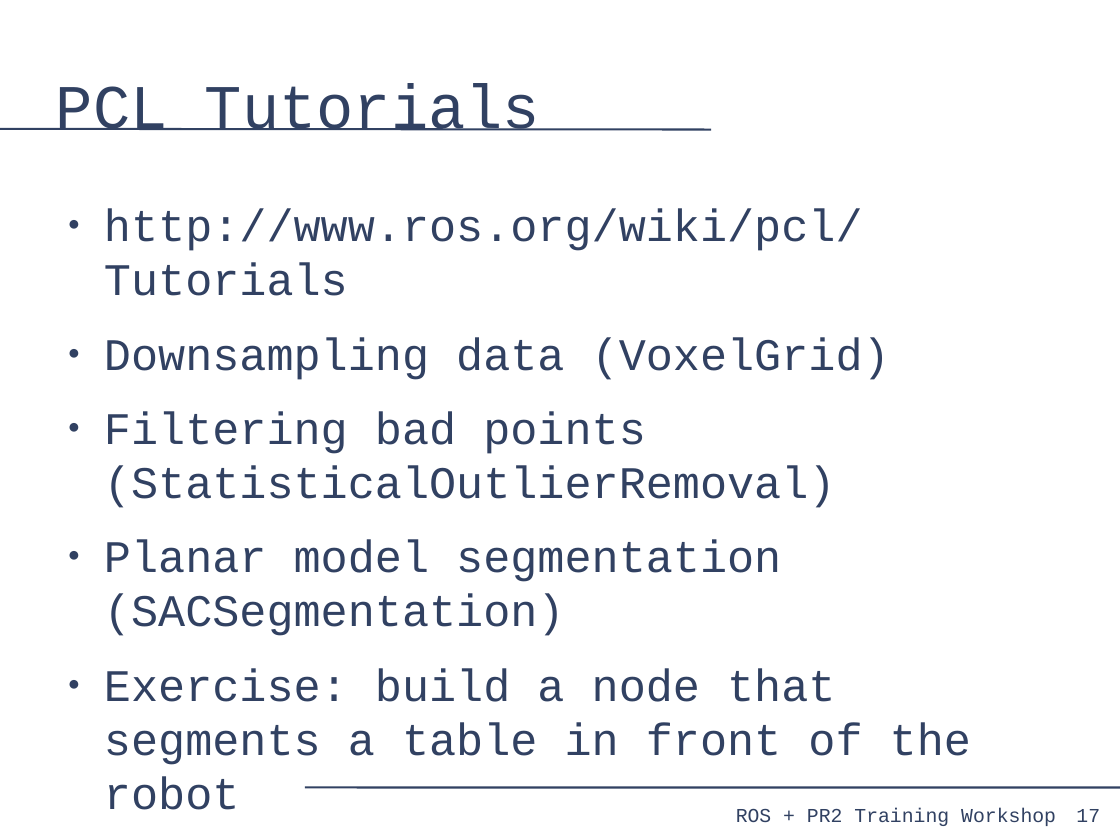
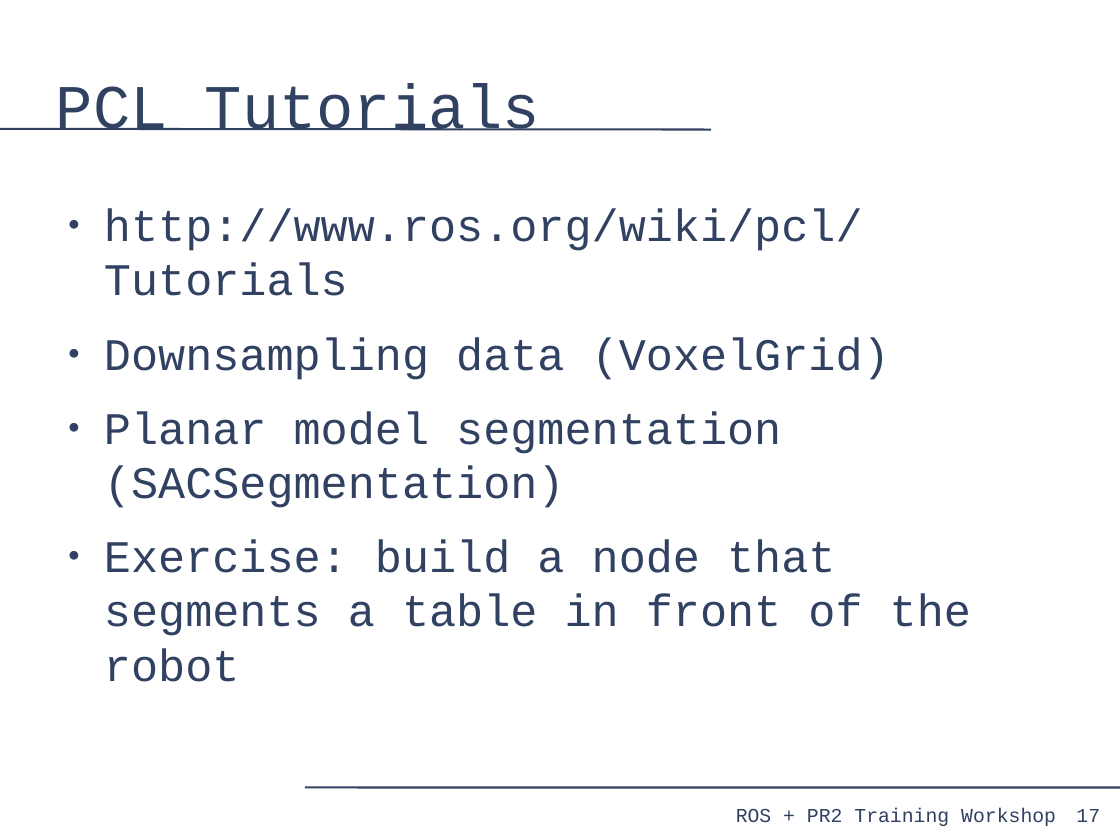
Before and after one commit to PR2/pr2_docs, a slide deck: slide 17 of pr2_training_workshop/processing_laser_data/slides.odp. Drawn at 1120x840 pixels with LibreOffice and Linux fonts; fonts in the diff are those of the drawing. Boxes give left, top, right and bottom in pixels: in the first picture for what was removed or moved away, otherwise in the second. Text is boxed around its words. In the diff, an @@ line names an element or a change of style, - is before the commit and + after.

```diff
--- a/pr2_training_workshop/processing_laser_data/slides.odp
+++ b/pr2_training_workshop/processing_laser_data/slides.odp
@@ text at <box>104,412,836,508</box>: paragraph removed @@
-● Filtering bad points (StatisticalOutlierRemoval)
```
Also in this commit, not shown: 2 slides added.
